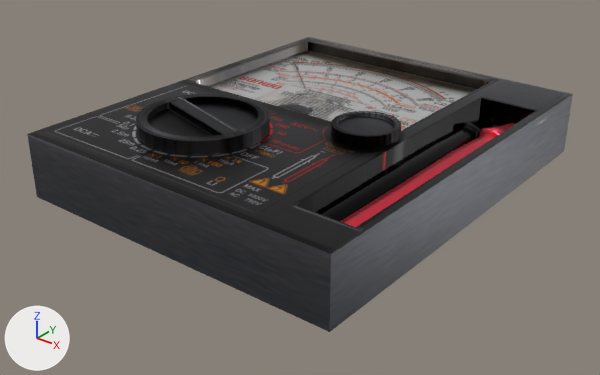
Two versions of the Blender file Assets/Models/AVO Meter Analog.blend, one commit apart.
One viewpoint serves both versions: a camera (50 mm lens) standing at (1.65, -3.74, 2.44) and looking at (-1.33, -0.02, 0.13). Lighting does not change. The marker at lower left points along +X, +Y and +Z.

In view in the first picture: 'Avometer', 'Calibrator', 'Cube', 'Cube.001', 'Selector'.
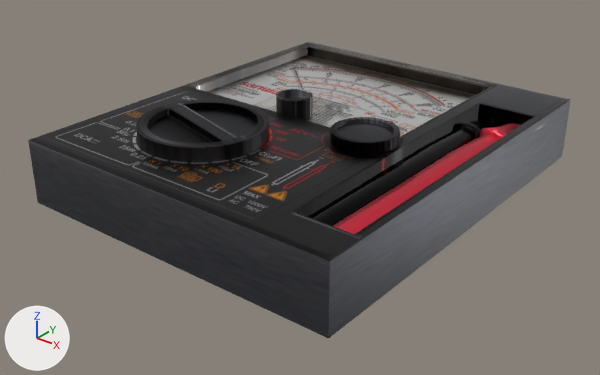
Location of each change, [x1, y1, x2, y2] in pixels of the pictures (600 x 375 px):
'Avometer', moved: before [27, 37, 573, 332]; after [28, 42, 571, 338]
'Selector', moved: before [136, 93, 270, 156]; after [136, 99, 269, 162]
'Calibrator', moved: before [331, 111, 401, 147]; after [330, 117, 400, 154]
'Calibrator.001', added (black): after [276, 89, 313, 121]

What the commit changed:
Mesh me_cylinder_003 is new.
It has 128 vertices, 98 faces and spans x -0.393..0.393, y -0.393..0.393, z -0.101..0.047.
It uses material mat_material_001 (picture img_avometer_png).
Object 'Avometer' (ob_avometer) moves from (-1.326, 0.096, 0.38) to (-1.336, 0.102, 0.336).
Object 'Calibrator.001' (ob_calibrator_001) is new; it shows me_cylinder_003.
Its parent is ob_avometer.
Its matrix parent inverse is Matrix(((0.898, 0.0, 0.0, 1.191), (0.0, 0.719, 0.0, -0.0688), (0.0, 0.0, 4.829, -1.836), (0.0, 0.0, 0.0, 1.0))).
Its location is (-1.573, 0.237, 0.612).
Its scale is (0.302, 0.302, 1.15).
